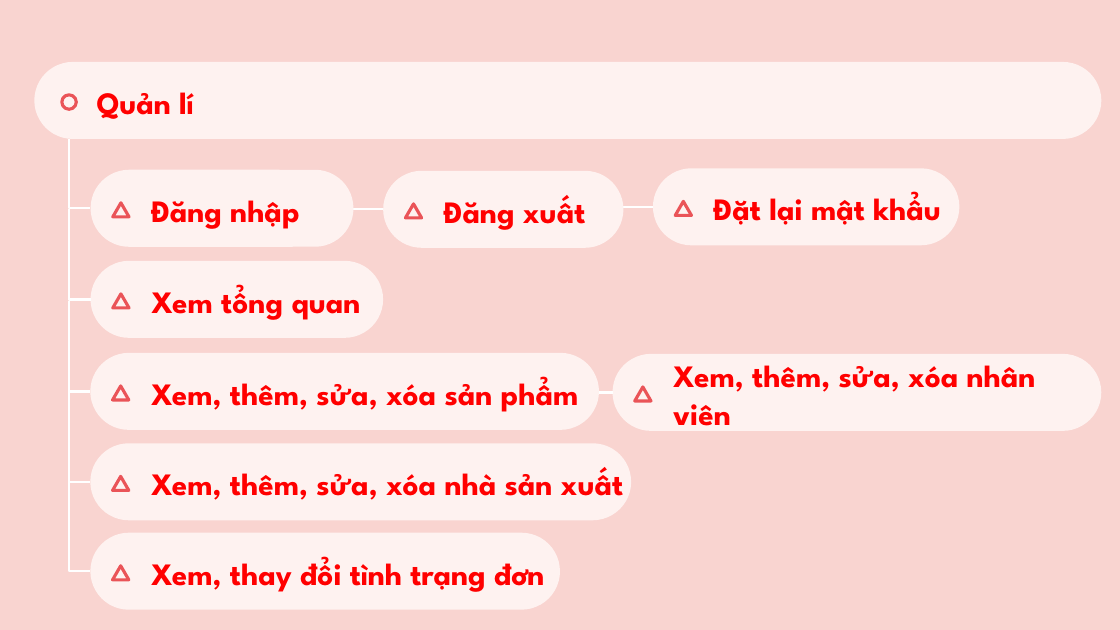
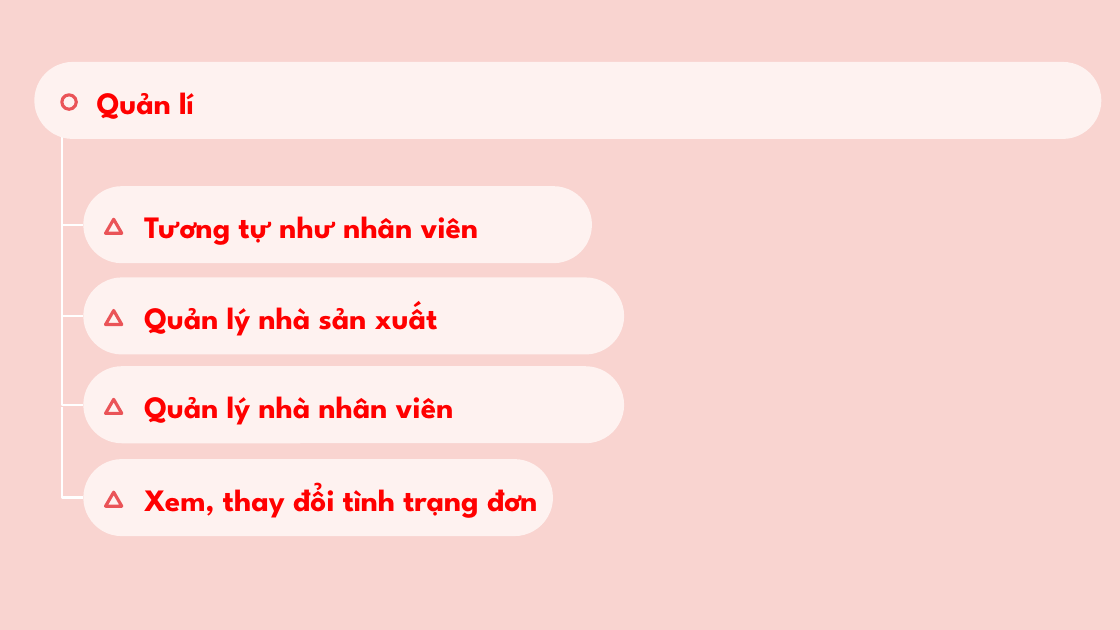
Before and after one commit to Prox404/doan1J2School, a slide deck: slide 8 of Document/slide.pptx. Drawn at 1120x630 pixels with LibreOffice and Linux fonts; fonts in the diff are those of the drawing. Boxes give left, top, right and bottom in pixels: in the first picture for what was removed or moved away, otherwise in the second. Text is boxed around its words. In the diff, an @@ line names an element or a change of style, - is before the commit and + after.

Commit message:
fix slide

```diff
--- a/Document/slide.pptx
+++ b/Document/slide.pptx
@@ elbow line moved from (68, 301) - (91, 391) to (62, 134) - (83, 225) @@
@@ group removed at (69,139,354,248): 1 rounded rectangle, 1 text, 1 triangle, 1 elbow line @@
-Đăng nhập
@@ group removed at (312,170,624,248): 1 rounded rectangle, 1 text, 1 triangle, 1 elbow line @@
-Đăng xuất
@@ group removed at (581,168,960,245): 1 rounded rectangle, 1 text, 1 triangle, 1 elbow line @@
-Đặt lại mật khẩu
@@ elbow line moved from (68, 391) - (91, 482) to (62, 225) - (83, 316) @@
@@ 2 rounded rectangles, 2 triangles: place and size @@
-2 rounded rectangles, 2 triangles at (91,353,632,521)
+2 rounded rectangles, 2 triangles at (83,186,624,355)
@@ text added at (144,216,479,245), 20 pt, text #FF0000, bold @@
+Tương tự như nhân viên
@@ rounded rectangle removed at (91,261,383,338) @@
@@ text removed at (151,284,360,320) @@
-Xem tổng quan
@@ elbow line moved from (69, 209) - (91, 299) to (62, 315) - (83, 404) @@
@@ text at (144,301,438,336): text changed @@
-Xem, thêm, sửa, xóa nhà sản xuất
+Quản lý nhà sản xuất
@@ rounded rectangle: place and size @@
-rounded rectangle at (613,354,1101,431)
+rounded rectangle at (83,366,624,444)
@@ text removed at (151,376,579,412) @@
-Xem, thêm, sửa, xóa sản phẩm
@@ triangle removed at (635,388,651,401) @@
@@ text removed at (673,365,1036,426) @@
-Xem, thêm, sửa, xóa nhân viên
@@ elbow line moved from (68, 480) - (91, 571) to (62, 408) - (83, 497) @@
@@ triangle: place and size @@
-triangle at (113,293,129,307)
+triangle at (105,400,121,413)
@@ text added at (144,396,454,425), 20 pt, text #FF0000, bold @@
+Quản lý nhà nhân viên
@@ elbow line removed from (541, 391) to (613, 392) @@
@@ rounded rectangle: place and size @@
-rounded rectangle at (91,533,560,610)
+rounded rectangle at (83,459,552,536)
@@ text "Xem, thay đổi tình trạng ...": place and size @@
-text "Xem, thay đổi tình trạng ..." at (151,556,544,592)
+text "Xem, thay đổi tình trạng ..." at (144,482,537,518)
@@ triangle: place and size @@
-triangle at (113,566,129,579)
+triangle at (105,493,121,506)
```
Also in this commit, not shown: 3 other slides changed, 1 other file.
